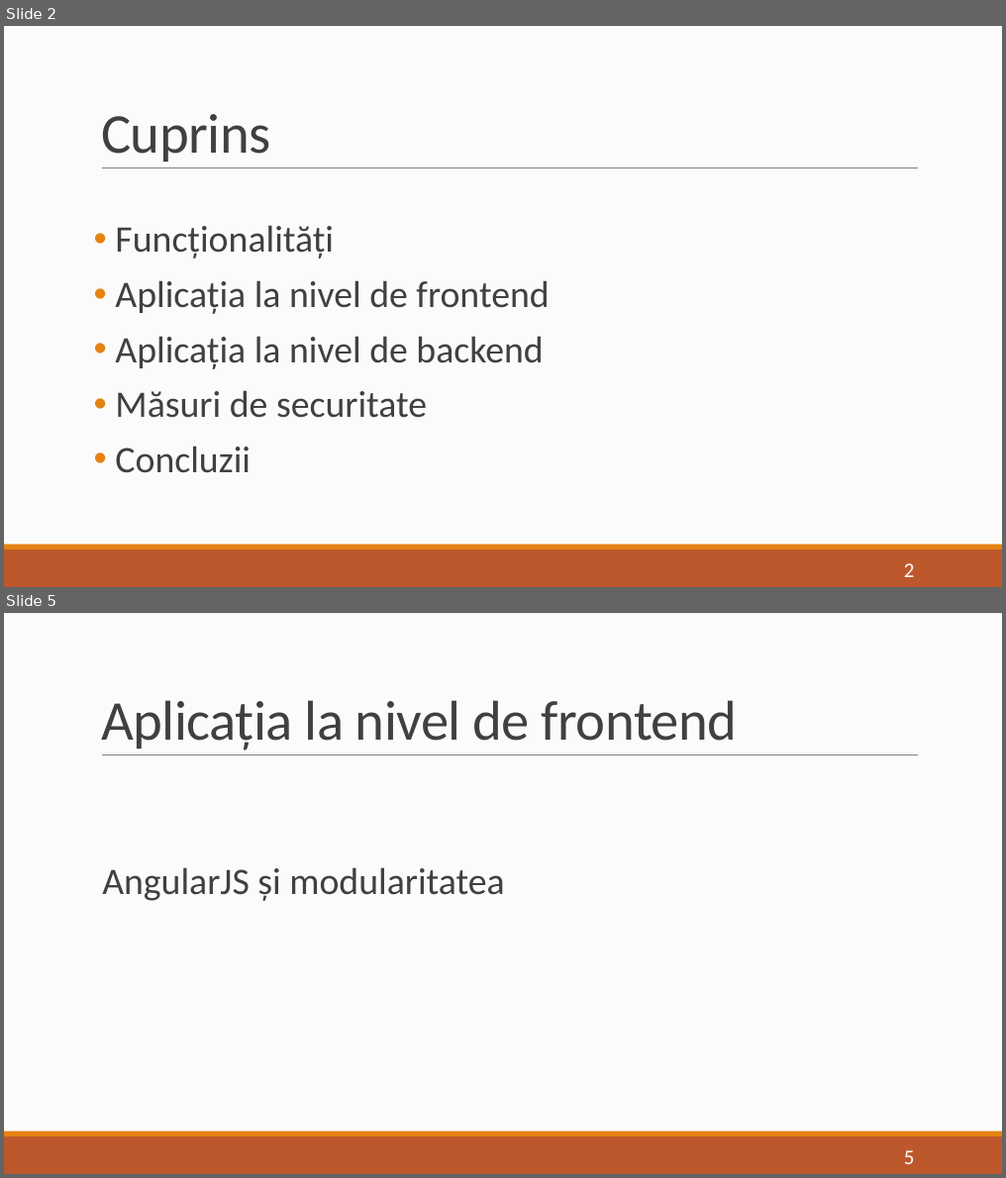
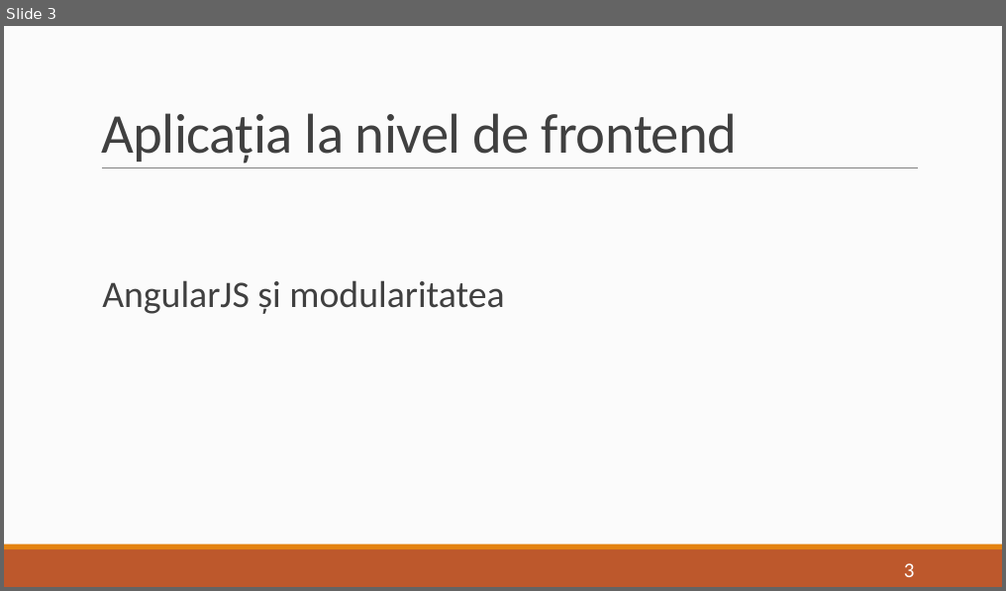
Before and after one commit to oana-a/Licenta2017, a slide deck: Licenta2017AnghelacheOana-Iuliana/Prezentare.pptx. Shown one above the other, each under a label of ours: slides 2 and 5 before the commit, slide 3 after it; the slides between them are not shown. The pictures are 1006x1178 and 1006x591 pixels, drawn with LibreOffice and Linux fonts; fonts in the diff are those of the drawing. Boxes give left, top, right and bottom in pixels: in the first picture for what was removed or moved away, otherwise in the second. Text is boxed around its words. In the diff, an @@ line names an element or a change of style, - is before the commit and + after.

```diff
--- a/Licenta2017AnghelacheOana-Iuliana/Prezentare.pptx
+++ b/Licenta2017AnghelacheOana-Iuliana/Prezentare.pptx
@@ slide 2 removed at [4, 26, 1002, 587], background #FCFCFC; not listed: 3 template elements that a slide beside it also shows @@
@@ title removed at [101, 114, 270, 162] @@
-Cuprins
@@ text removed at [115, 225, 548, 473] @@
-• Funcționalități
-• Aplicația la nivel de frontend
-• Aplicația la nivel de backend
-• Măsuri de securitate
-• Concluzii
@@ page number removed at [904, 564, 915, 577] @@
-2
@@ what was slide 5 is now slide 3 @@
@@ page number at [904, 564, 915, 577]: text changed @@
-5
+3
```
Also in this commit, not shown: 1 slide changed, 1 slide added, 2 other slides removed.
